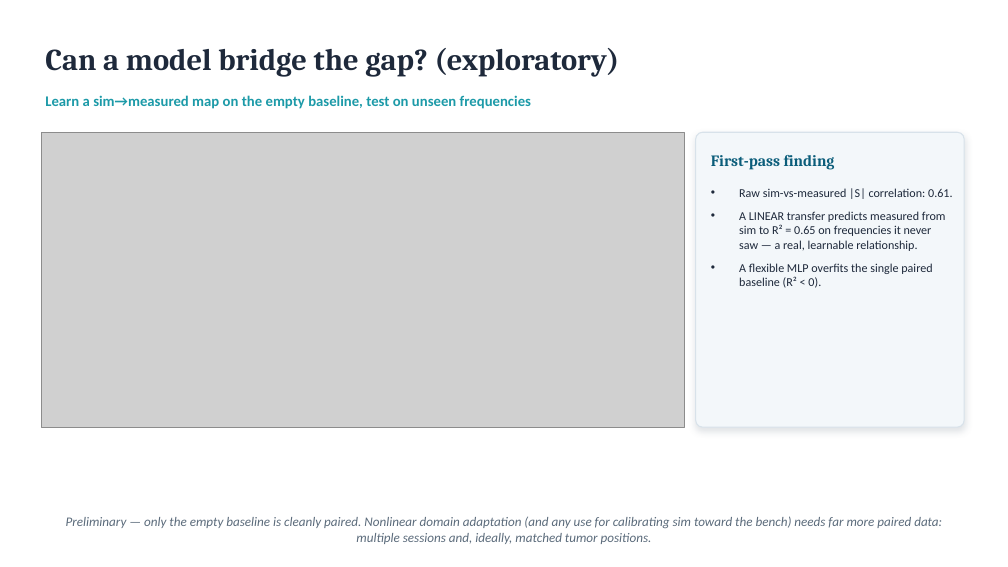
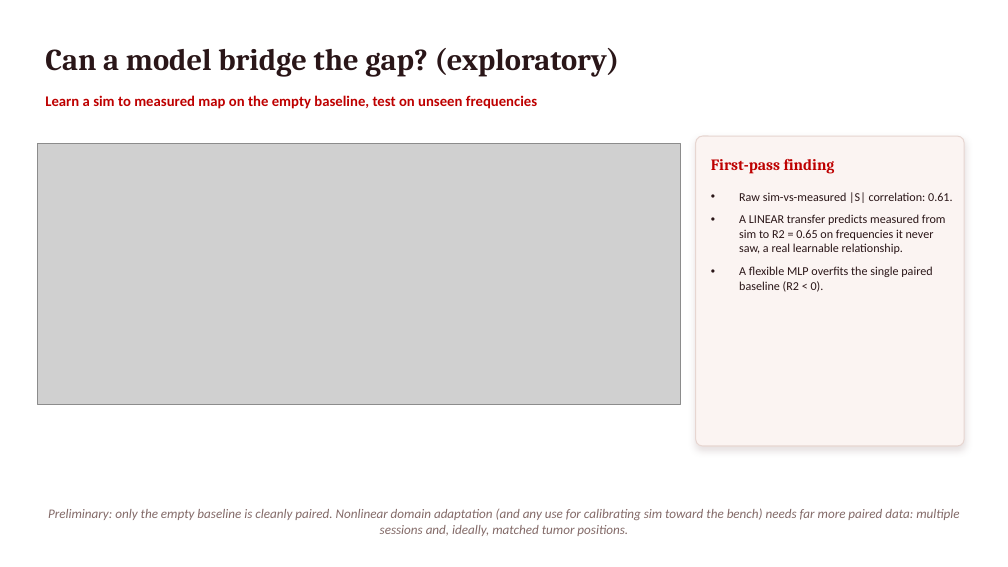
Before and after one commit to pmart1534/microwave-phantom-localization-cnn-mlp, a slide deck: slide 7 of regression_deck/Deck3_Sim_vs_Measured.pptx (slide 6 before the commit). Drawn at 1008x567 pixels with LibreOffice and Linux fonts; fonts in the diff are those of the drawing; grey boxes stand for pictures. Boxes give left, top, right and bottom in pixels: in the first picture for what was removed or moved away, otherwise in the second. Text is boxed around its words. In the diff, an @@ line names an element or a change of style, - is before the commit and + after.

```diff
--- a/regression_deck/Deck3_Sim_vs_Measured.pptx
+++ b/regression_deck/Deck3_Sim_vs_Measured.pptx
@@ text "Can a model bridge the ..." at [45,48,620,77]: text colour #1E293B to #2A1618 @@
@@ text at [45,95,537,109]: text changed; text colour #1C9AA8 to #BE0000 @@
-Learn a sim→measured map on the empty baseline, test on unseen frequencies
+Learn a sim to measured map on the empty baseline, test on unseen frequencies
@@ picture: place and size @@
-picture at [42,132,684,427]
+picture at [38,144,681,405]
@@ rounded rectangle: place and size @@
-rounded rectangle at [696,132,964,427]
+rounded rectangle at [696,136,964,446]
@@ rounded rectangle at [696,136,964,446]: fill #F3F7FA to #FBF4F2; outline #D8E2EA 1 pt to #E7D6D1 1 pt; shadow changed @@
@@ text "First-pass finding" at [711,159,835,174]: text colour #0B5D7A to #BE0000 @@
@@ text at [739,192,952,203]: text colour #1E293B to #2A1618 in "Raw sim-vs-measured |S| correlation: 0.61." @@
@@ text at [739,214,946,292]: text changed; text colour #1E293B to #2A1618 @@
-• A LINEAR transfer predicts measured from sim to R² = 0.65 on frequencies it never saw — a real, learnable relationship.
-• A flexible MLP overfits the single paired baseline (R² < 0).
+• A LINEAR transfer predicts measured from sim to R2 = 0.65 on frequencies it never saw, a real learnable relationship.
+• A flexible MLP overfits the single paired baseline (R2 < 0).
@@ text at [48,508,959,536]: text changed; text colour #5B6B7B to #836A68 @@
-Preliminary — only the empty baseline is cleanly paired. Nonlinear domain adaptation (and any use for calibrating sim toward the bench) needs far more paired data: multiple sessions and, ideally, matched tumor positions.
+Preliminary: only the empty baseline is cleanly paired. Nonlinear domain adaptation (and any use for calibrating sim toward the bench) needs far more paired data: multiple sessions and, ideally, matched tumor positions.
```
Also in this commit, not shown: 4 other slides changed, 3 slides added, 2 slides removed, 17 other files.
